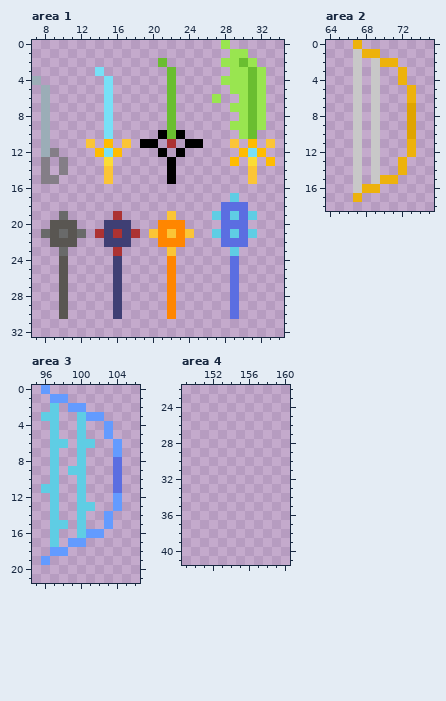
Pixel-art file -- wcale-nie-noita/test2.aseprite. This is how it looked before the edit.
400x200 pixels, 1 frame. Colours within 5 levels of each other are drawn and written as one. Shown: area 1: x 7..34, y 0..32; area 2: x 64..75, y 0..18; area 3: x 95..106, y 0..21; area 4: x 149..160, y 22..41. The commit also changed other parts of the picture, which this record leaves out.
After:
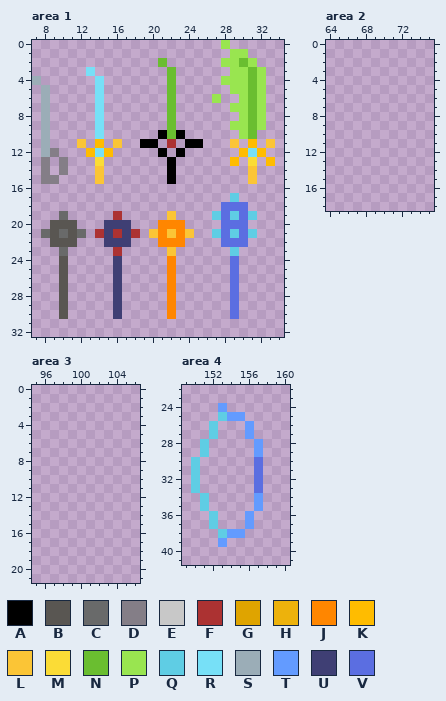
Palette (. is transparent): A #000000  B #595652  C #696a6a  D #847e87  E #c8c8c8  F #ac3232  G #dfa400  H #edb20c  J #ff8600  K #ffbc00  L #fbc536  M #fbdc36  N #6abe30  P #99e550  Q #5fcde4  R #77e0f7  S #9badb7  T #639bff  U #3f3f74  V #5b6ee1
Difference:
Area 1:
The author put colour K in row 11 at x 14; in row 12 at x 13.
Colour R becomes colour K in row 12 at x 15.
The author put colour L in row 11 at x 12 and 16; in rows 14 to 15 at x 14.
The author put colour M in row 13 at x 14.
The author put colour R in row 3 at x 13; in rows 4 to 10 at x 14.
Colour K becomes colour R in row 12 at x 14.
The author cleared colour K in row 11 at x 15; in row 12 at x 16.
The author cleared colour L in row 11 at x 13 and 17; in rows 14 to 15 at x 15.
The author cleared colour M in row 13 at x 15.
The author cleared colour R in row 3 at x 14; in rows 4 to 10 at x 15.
Area 2:
The author cleared colour E in row 1 at x 67; in rows 2 to 15 at x 67 and 69; in row 16 at x 67.
The author cleared colour G in rows 7 to 10 at x 73.
The author cleared colour H in row 0 at x 67; in row 1 at x 68 to 69; in row 2 at x 70 to 71; in rows 3 to 4 at x 72; in rows 5 to 6 at x 73; in rows 11 to 12 at x 73.
The author cleared colour H in rows 13 to 14 at x 72; in row 15 at x 70 to 71; in row 16 at x 68 to 69; in row 17 at x 67.
Area 3:
The author cleared colour Q in row 2 at x 97; in row 3 at x 96 to 97 and 100; in rows 4 to 5 at x 97 and 100; in row 6 at x 97 to 98 and 100 to 101; in rows 7 to 8 at x 97 and 100; in row 9 at x 97 and 99 to 100.
The author cleared colour Q in row 10 at x 97 and 100; in row 11 at x 96 to 97 and 100; in row 12 at x 97 and 100; in row 13 at x 97 and 100 to 101; in row 14 at x 97 and 100; in row 15 at x 97 to 98 and 100.
The author cleared colour Q in row 16 at x 97 and 100; in row 17 at x 97.
The author cleared colour T in row 0 at x 96; in row 1 at x 97 to 98; in row 2 at x 99 to 100; in row 3 at x 101 to 102; in rows 4 to 5 at x 103; in rows 6 to 7 at x 104.
The author cleared colour T in rows 12 to 13 at x 104; in rows 14 to 15 at x 103; in row 16 at x 101 to 102; in row 17 at x 99 to 100; in row 18 at x 97 to 98; in row 19 at x 96.
The author cleared colour V in rows 8 to 11 at x 104.
Area 4:
The author put colour Q in row 25 at x 153; in rows 26 to 27 at x 152; in rows 28 to 29 at x 151; in rows 30 to 33 at x 150; in rows 34 to 35 at x 151; in rows 36 to 37 at x 152.
The author put colour Q in row 38 at x 153.
The author put colour T in row 24 at x 153; in row 25 at x 154 to 155; in rows 26 to 27 at x 156; in rows 28 to 29 at x 157; in rows 34 to 35 at x 157; in rows 36 to 37 at x 156.
The author put colour T in row 38 at x 154 to 155; in row 39 at x 153.
The author put colour V in rows 30 to 33 at x 157.
